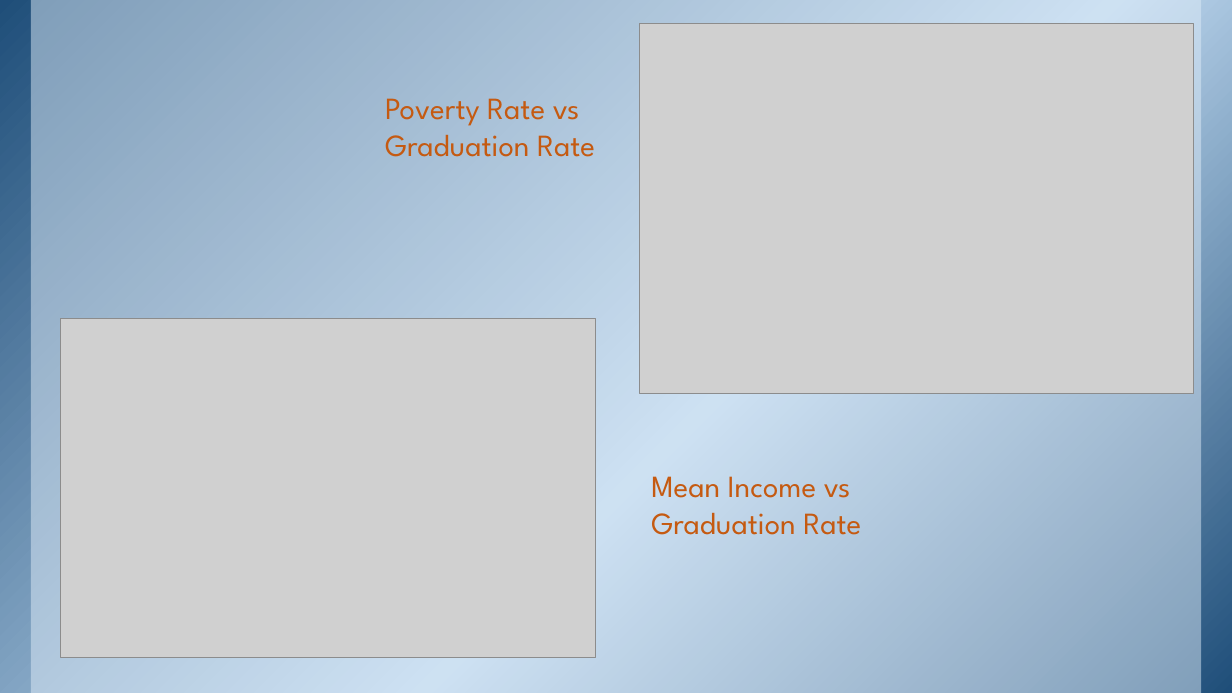
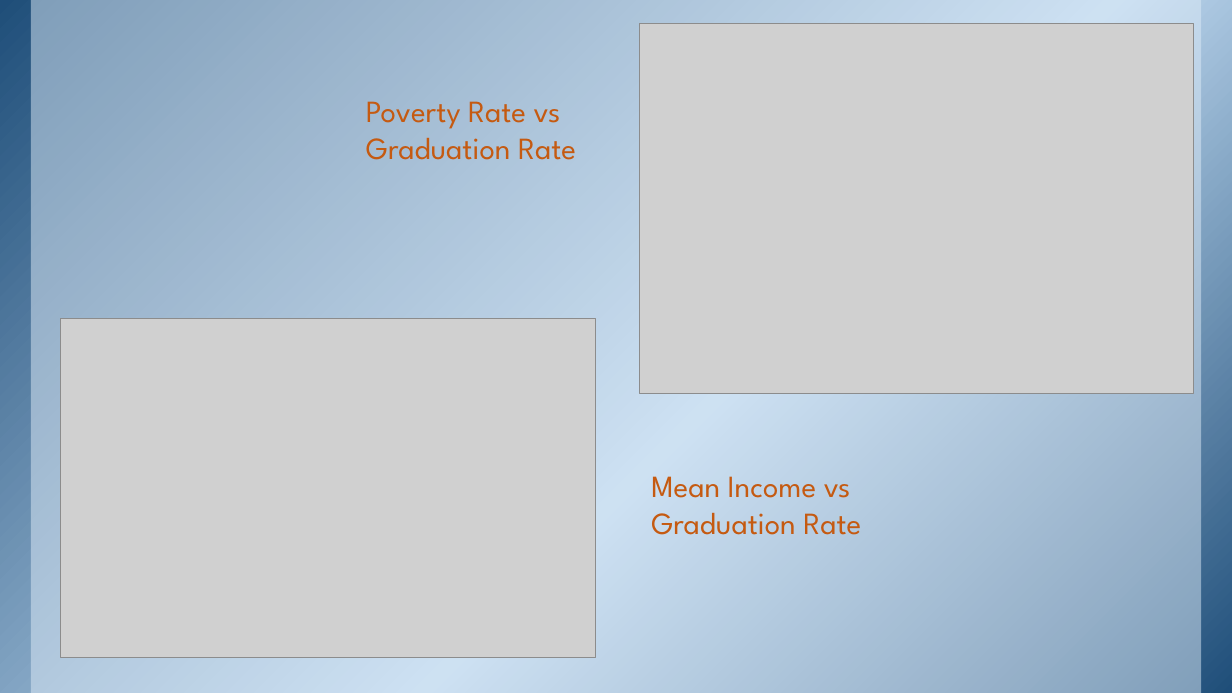
Before and after one commit to fab5-rutgers/first_project, a slide deck: slide 14 of Factors Contributing to Graduation Rates in New Jersey.pptx (slide 13 before the commit). Drawn at 1232x693 pixels with LibreOffice and Linux fonts; fonts in the diff are those of the drawing; grey boxes stand for pictures; background and template pictures are left out. Boxes give left, top, right and bottom in pixels: in the first picture for what was removed or moved away, otherwise in the second. Text is boxed around its words. In the diff, an @@ line names an element or a change of style, - is before the commit and + after.

```diff
--- a/Factors Contributing to Graduation Rates in New Jersey.pptx
+++ b/Factors Contributing to Graduation Rates in New Jersey.pptx
@@ text "Poverty Rate vs Graduation Rate": place and size @@
-text "Poverty Rate vs Graduation Rate" at (385,98,595,157)
+text "Poverty Rate vs Graduation Rate" at (366,101,576,160)
```
Also in this commit, not shown: 8 other slides changed, 2 slides added, 1 slide removed, 2 other files.
